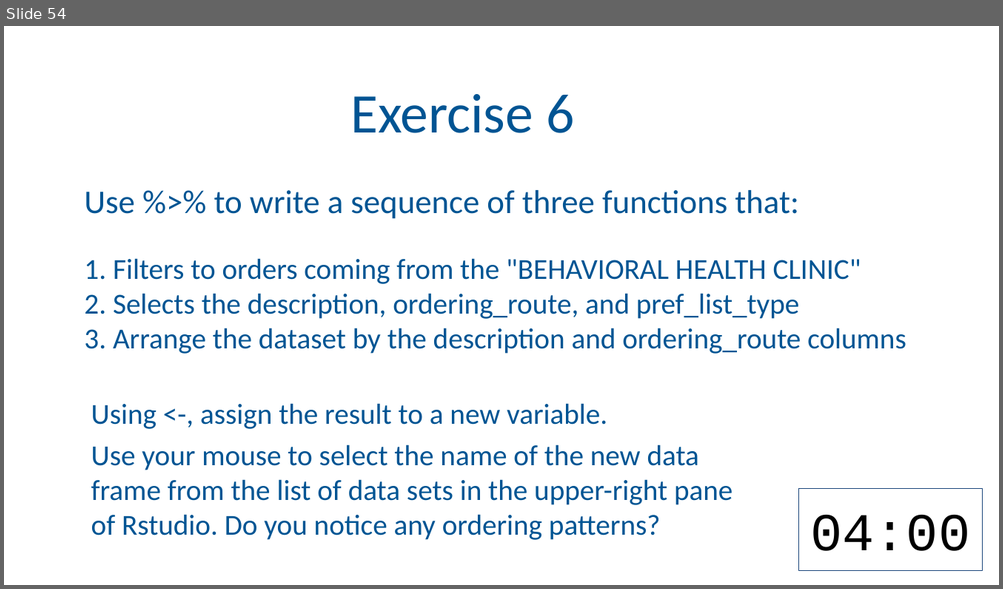
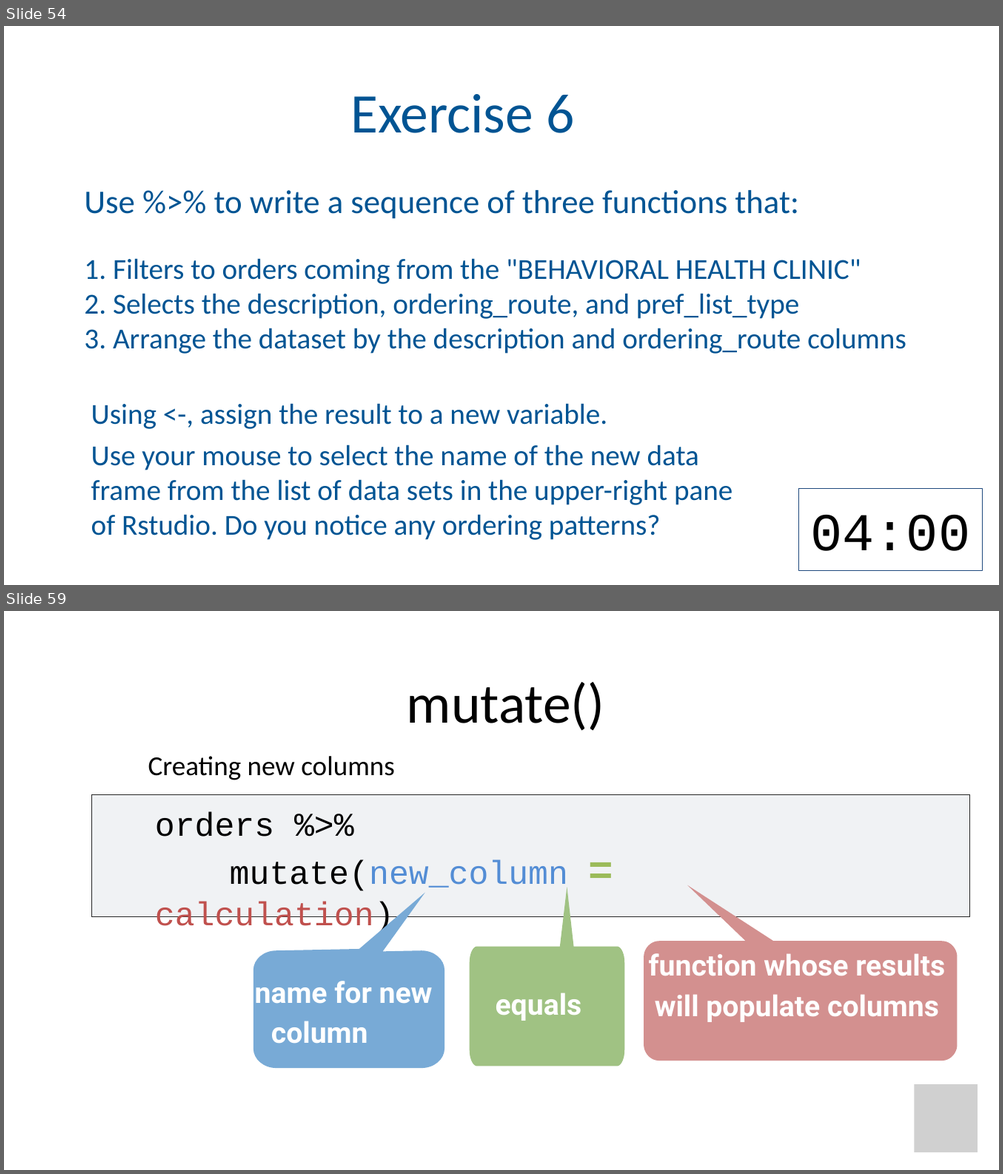
Before and after one commit to amromeo/api_r2020, a slide deck: 03 - Transform.pptx. Shown one above the other, each under a label of ours: slide 54 before the commit, slides 54 and 59 after it; the slides between them are not shown. The pictures are 1003x589 and 1003x1174 pixels, drawn with LibreOffice and Linux fonts; fonts in the diff are those of the drawing; grey boxes stand for pictures; background and template pictures are left out. Boxes give left, top, right and bottom in pixels: in the first picture for what was removed or moved away, otherwise in the second. Text is boxed around its words. In the diff, an @@ line names an element or a change of style, - is before the commit and + after.

Commit message:
->mutate

```diff
--- a/03 - Transform.pptx
+++ b/03 - Transform.pptx
@@ slide 59 added at <box>4,611,999,1170</box>, background #FFFFFF @@
@@ title added at <box>407,682,605,731</box>, 54 pt, text #000000 @@
+mutate()
@@ text added at <box>148,756,394,780</box>, 26.5 pt, text #000000 @@
+Creating new columns
@@ freeform shape added at <box>91,795,970,917</box>, fill #F0F2F4, outline #262626 0.75 pt @@
@@ text added at <box>155,813,568,935</box>, 32 pt, text #000000 @@
+orders %>%
+mutate(new_column = calculation)
@@ freeform shape added at <box>253,893,444,1069</box>, fill #78AAD6 @@
@@ freeform shape added at <box>469,887,625,1067</box>, fill #A0C283 @@
@@ freeform shape added at <box>643,886,957,1062</box>, fill #D3908F @@
@@ text added at <box>649,954,945,1022</box>, 28 pt, text #FFFFFF, bold @@
+function whose results will populate columns
@@ text added at <box>255,981,432,1044</box>, 28 pt, text #FFFFFF, bold @@
+name for new column
@@ text added at <box>495,993,582,1021</box>, 28 pt, text #FFFFFF, bold @@
+equals
@@ picture added at <box>914,1085,978,1153</box> @@
```
Also in this commit, not shown: 1 slide changed, 9 other slides added.
